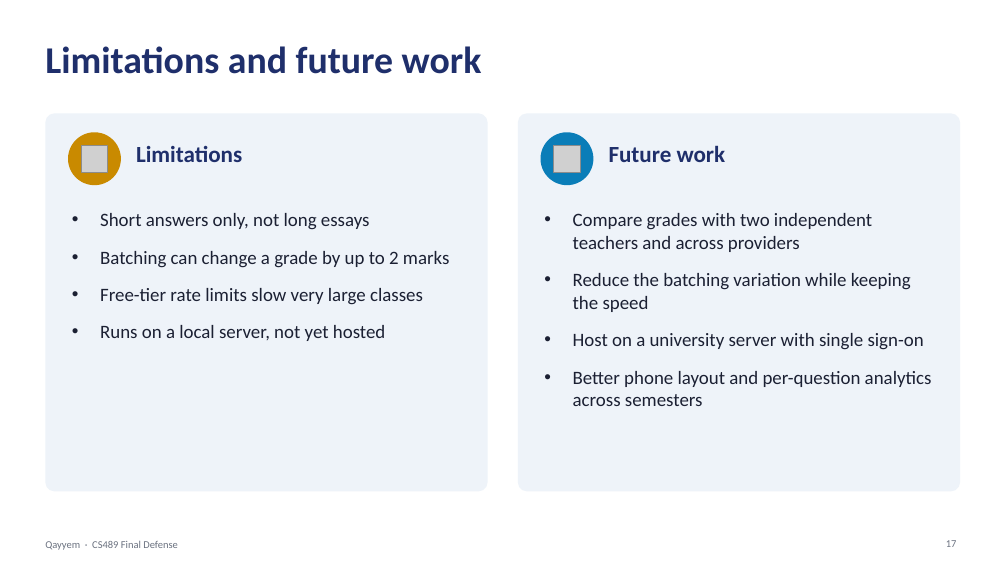
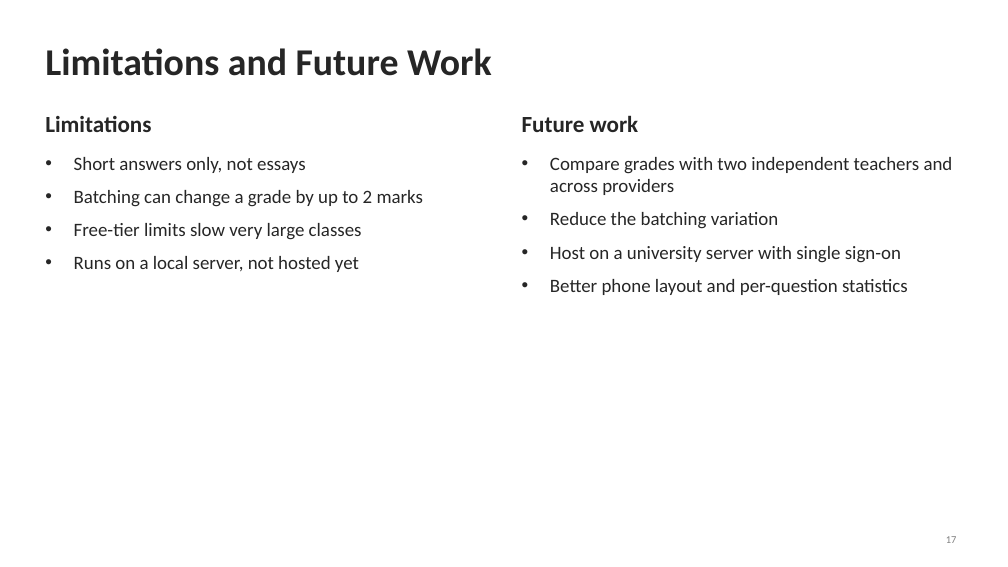
Before and after one commit to saif12ibr-pixel/qayyem, a slide deck: slide 17 of DOCUMENTS/Qayyem_Final_Defense.pptx. Drawn at 1008x567 pixels with LibreOffice and Linux fonts; fonts in the diff are those of the drawing; grey boxes stand for pictures. Boxes give left, top, right and bottom in pixels: in the first picture for what was removed or moved away, otherwise in the second. Text is boxed around its words. In the diff, an @@ line names an element or a change of style, - is before the commit and + after.

Commit message:
Use CS489 throughout and simplify the defense slides
- Report and project description refer to CS489 only
- Defense slides restyled to a plain layout

```diff
--- a/DOCUMENTS/Qayyem_Final_Defense.pptx
+++ b/DOCUMENTS/Qayyem_Final_Defense.pptx
@@ title at [45, 48, 492, 76]: text changed; text colour #1F2F6B to #262626 @@
-Limitations and future work
+Limitations and Future Work
@@ text "Limitations" at [45, 116, 151, 132]: text colour #1F2F6B to #262626 @@
@@ text "Limitations": place and size @@
-text "Limitations" at [136, 146, 242, 162]
+text "Limitations" at [45, 116, 151, 132]
@@ rounded rectangle removed at [45, 113, 488, 492] @@
@@ rounded rectangle removed at [518, 113, 960, 492] @@
@@ text "Future work": place and size @@
-text "Future work" at [609, 145, 726, 162]
+text "Future work" at [522, 115, 639, 132]
@@ text "Future work" at [522, 115, 639, 132]: text colour #1F2F6B to #262626 @@
@@ ellipse removed at [68, 132, 121, 185] @@
@@ picture removed at [81, 146, 107, 172] @@
@@ ellipse removed at [541, 132, 594, 185] @@
@@ picture removed at [554, 146, 581, 172] @@
@@ text "Short answers only, not essays": place and size @@
-text "Short answers only, not essays" at [100, 213, 450, 341]
+text "Short answers only, not essays" at [74, 157, 424, 272]
@@ text at [74, 157, 306, 173]: text changed; text colour #1B2033 to #262626 @@
-• Short answers only, not long essays
+• Short answers only, not essays
@@ text "Compare grades with two independent ...": place and size @@
-text "Compare grades with two independent ..." at [573, 213, 932, 406]
+text "Compare grades with two independent ..." at [550, 157, 953, 295]
@@ text at [550, 157, 953, 263]: text colour #1B2033 to #262626 in "Compare grades with two independent teachers and ...", "Host on a university server with single ..."; less space between paragraphs @@
@@ text at [74, 190, 424, 207]: text colour #1B2033 to #262626 in "Batching can change a grade by up ..."; less space between paragraphs @@
@@ text at [74, 223, 362, 272]: text changed; text colour #1B2033 to #262626 @@
-• Free-tier rate limits slow very large classes
-• Runs on a local server, not yet hosted
+• Free-tier limits slow very large classes
+• Runs on a local server, not hosted yet
@@ text at [550, 212, 778, 229]: text changed; text colour #1B2033 to #262626 @@
-• Reduce the batching variation while keeping the speed
+• Reduce the batching variation
@@ text at [550, 279, 908, 295]: text changed; text colour #1B2033 to #262626 @@
-• Better phone layout and per-question analytics across semesters
+• Better phone layout and per-question statistics
@@ page number at [946, 536, 957, 543]: text colour #6B7280 to #7F7F7F @@
@@ text removed at [45, 541, 177, 550] @@
-Qayyem · CS489 Final Defense
```
Also in this commit, not shown: 17 other slides changed, 3 other files.
